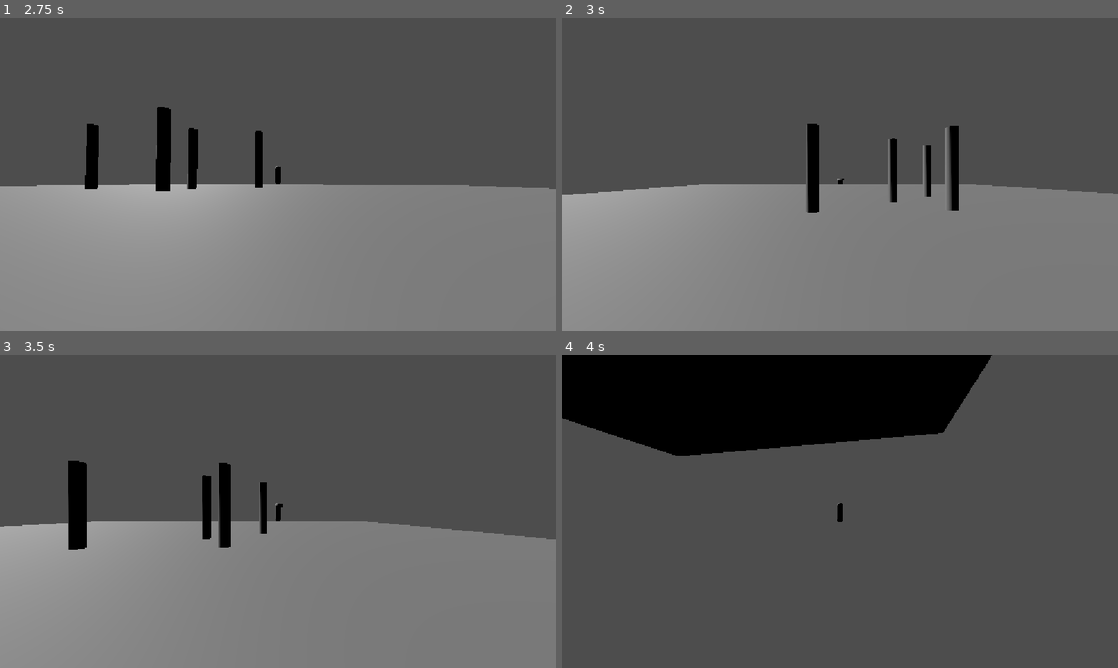
Above: before the commit, frames 1-4 (two rows, left to right).
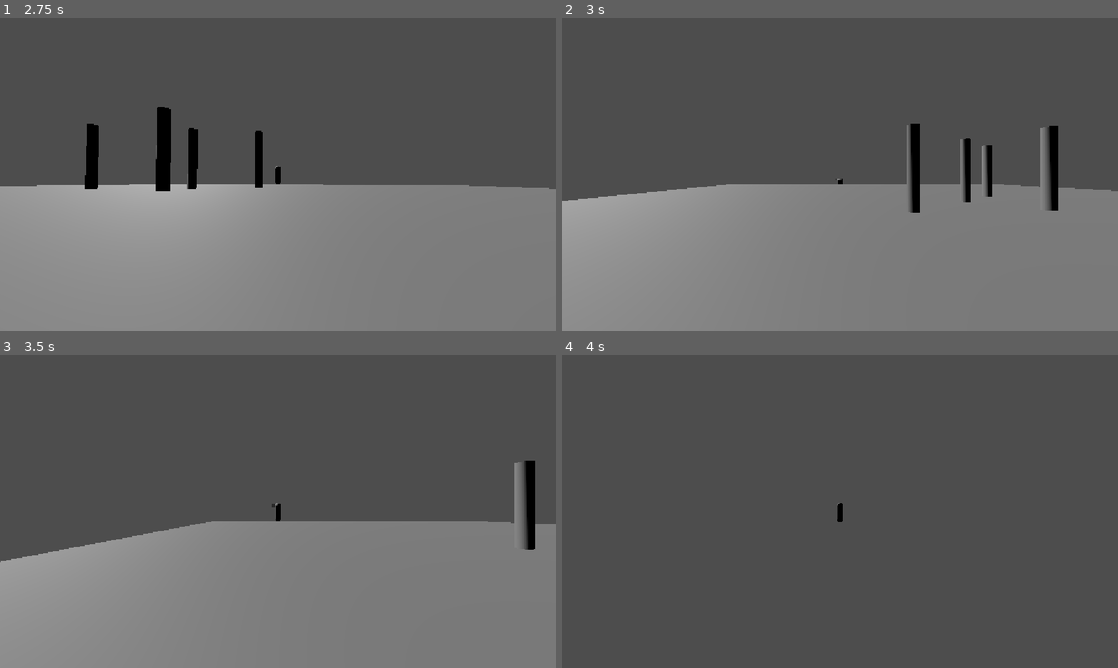
Above: after the commit, the same moments.

Repository: Flogah/chimera
Game: Godot game, scene res://scenes/test_areas/test_level.tscn
The game is run twice, just before and just after one commit, with the same random seed, the same clock (stepped at 60 frames per second) and the same inputs.
Inputs (mouse positions are in pixels of both pictures, inside the frame that each line leads up to):
- Up to frame 1 (2.75 s): move the mouse to (272, 180) at 0.52 s; hold W (move_forward) from 0.53 s (still down); tap Space (roll) at 0.6 s; move the mouse to (316, 177) at 1.27 s; tap Mouse wheel up (zoom_in) at 1.35 s; move the mouse to (233, 171) at 2.02 s; hold Mouse wheel down (zoom_out) from 2.03 s (still down)
- Up to frame 2 (3 s): move the mouse to (845, 174) at 2.77 s; release W (move_forward) at 2.78 s; release Mouse wheel down (zoom_out) at 2.78 s; hold A (move_left) from 2.78 s (still down); tap Space (roll) at 2.85 s
- Up to frame 3 (3.5 s): keep holding A (move_left)
- Up to frame 4 (4 s): move the mouse to (817, 505) at 3.52 s; release A (move_left) at 3.53 s; hold W (move_forward) from 3.53 s (still down); hold Mouse wheel up (zoom_in) from 3.53 s (still down)

Frame 1 is identical in both runs. In frame 2, 3.9% of the frame differs, in the area x 0-100%, y 33-63%; in frame 3, 5.7%; in frame 4, 20%, in the area x 0-78%, y 0-33%.

Commit message:
corrected def of right vector

Diff:
--- a/godot-chimera/scenes/player/move_state.gd
+++ b/godot-chimera/scenes/player/move_state.gd
@@ -9,7 +9,7 @@
 		forward.y = 0.0
 		forward = forward.normalized()
 
-		var right: Vector3 = -player.camera_arm.global_transform.basis.x.normalized()
+		var right: Vector3 = player.camera_arm.global_transform.basis.x.normalized()
 
 		var move_vector: Vector3 = right * input_vector.x - forward * input_vector.y
 		player.velocity.x = move_vector.x * player.speed
